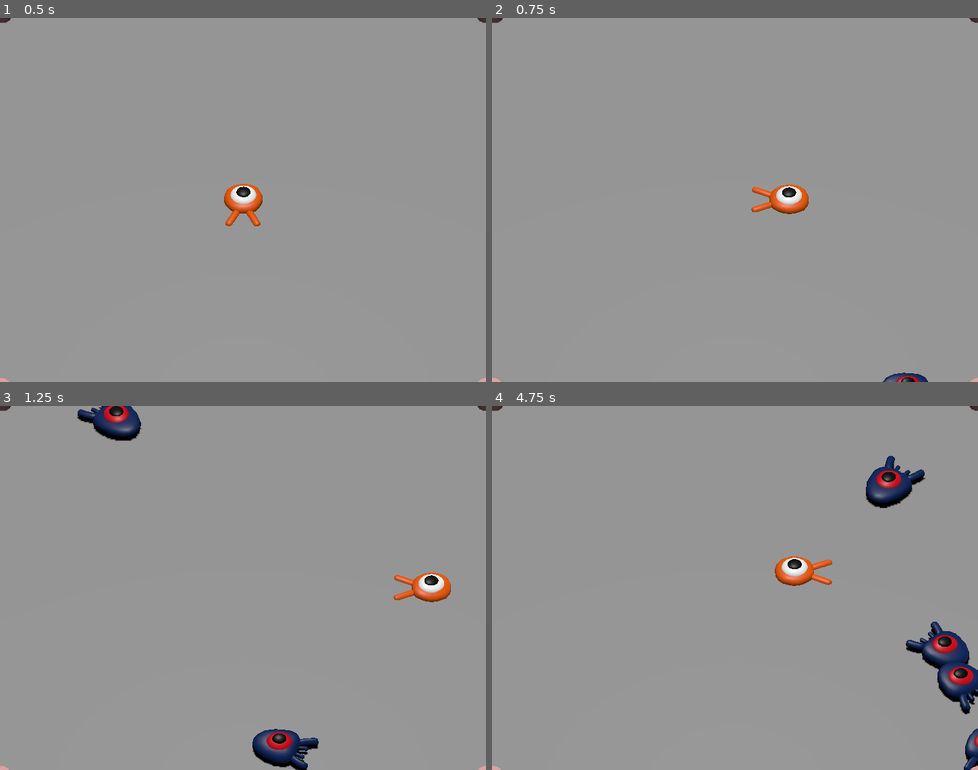
Above: before the commit, frames 1-4 (two rows, left to right).
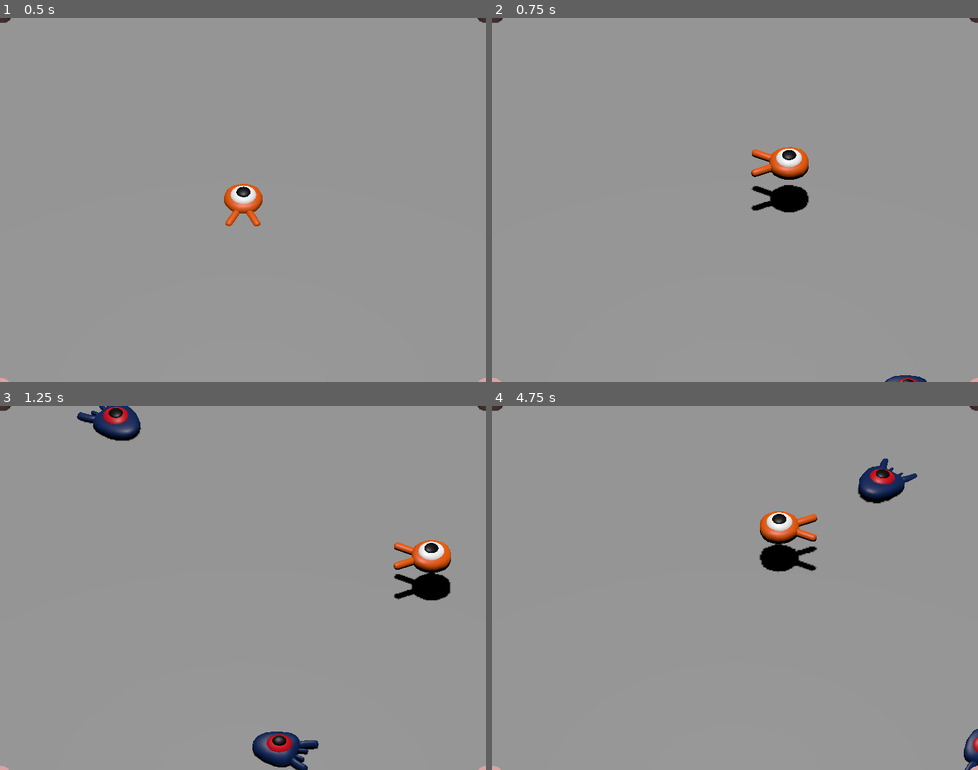
Above: after the commit, the same moments.

Repository: Quinn-Donnelly/squash-the-creeps
Game: Godot game, scene res://main.tscn
Same seed, same stepped clock (60 frames per second), same inputs: the game is played once before the commit and once after it. The project has no main scene, so this scene is started directly.
Inputs:
- Up to frame 1 (0.5 s): no input
- Up to frame 2 (0.75 s): tap Enter at 0.5 s; hold D (move_right) from 0.53 s (still down); tap Space (jump) at 0.6 s
- Up to frame 3 (1.25 s): keep holding D (move_right); tap Space (jump) at 0.77, 1.07 s
- Up to frame 4 (4.75 s): release D (move_right) at 1.28 s; hold S (move_back) 1.28-2.03 s; tap Space (jump) at 1.35, 1.52, 1.82, 2.1, 2.85, 3.02, 3.32, 3.6, 3.77, 4.07, 4.35, 4.52 s; hold D (move_right) 2.03-2.78 s; hold W (move_forward) 2.78-3.53 s; hold A (move_left) from 3.53 s (still down)

Frame 1 is identical in both runs. In frame 2, 1.5% of the frame differs, in the area x 53-90%, y 35-100%; in frame 3, 2.2%; in frame 4, 4.7%, in the area x 55-100%, y 13-100%.

Commit message:
feat: adding player jump

Diff:
--- a/main.tscn
+++ b/main.tscn
@@ -30,6 +30,8 @@
 
 [node name="ground" type="StaticBody3D" parent="."]
 transform = Transform3D(1, 0, 0, 0, 1, 0, 0, 0, 1, 0, -1, 0)
+collision_layer = 4
+collision_mask = 0
 
 [node name="CollisionShape3D" type="CollisionShape3D" parent="ground"]
 shape = SubResource("BoxShape3D_7dm0k")
--- a/mob.tscn
+++ b/mob.tscn
@@ -7,6 +7,8 @@
 size = Vector3(1.7, 1, 2)
 
 [node name="mob" type="CharacterBody3D"]
+collision_layer = 2
+collision_mask = 0
 script = ExtResource("1_nokgg")
 
 [node name="Pivot" type="Node3D" parent="."]
--- a/player.gd
+++ b/player.gd
@@ -3,13 +3,12 @@
 
 @export var speed = 14
 @export var fall_acceleration = 75
+@export var jump_impulse = 20
 var target_velocity = Vector3.ZERO
 
 func _physics_process(delta: float) -> void:
 	var direction = Vector3.ZERO
-	print("i be tring move brother")
 	if Input.is_action_pressed("move_left"):
-		print("holy move")
 		direction.x -= 1
 	if Input.is_action_pressed("move_right"):
 		direction.x += 1
@@ -25,6 +24,8 @@
 	target_velocity.x = direction.x * speed
 	target_velocity.z = direction.z * speed
 
+	if is_on_floor() and Input.is_action_just_pressed("jump"):
+		target_velocity.y = jump_impulse
 	if not is_on_floor():
 		target_velocity.y = target_velocity.y - (fall_acceleration * delta)
 
--- a/player.tscn
+++ b/player.tscn
@@ -7,6 +7,7 @@
 radius = 0.8
 
 [node name="player" type="CharacterBody3D"]
+collision_mask = 6
 script = ExtResource("1_onrkg")
 
 [node name="pivot" type="Node3D" parent="."]
--- a/project.godot
+++ b/project.godot
@@ -57,6 +57,12 @@
 ]
 }
 
+[layer_names]
+
+3d_physics/layer_1="player"
+3d_physics/layer_2="enemy"
+3d_physics/layer_3="world"
+
 [rendering]
 
 quality/driver/driver_name="GLES2"
